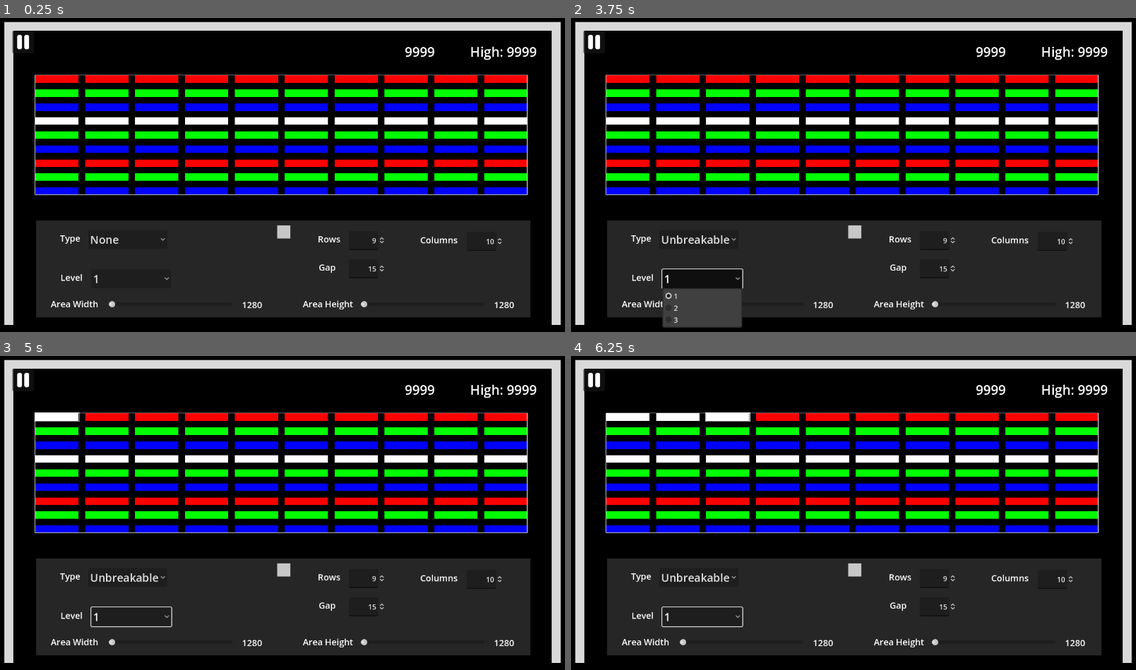
Above: before the commit, frames 1-4 (two rows, left to right).
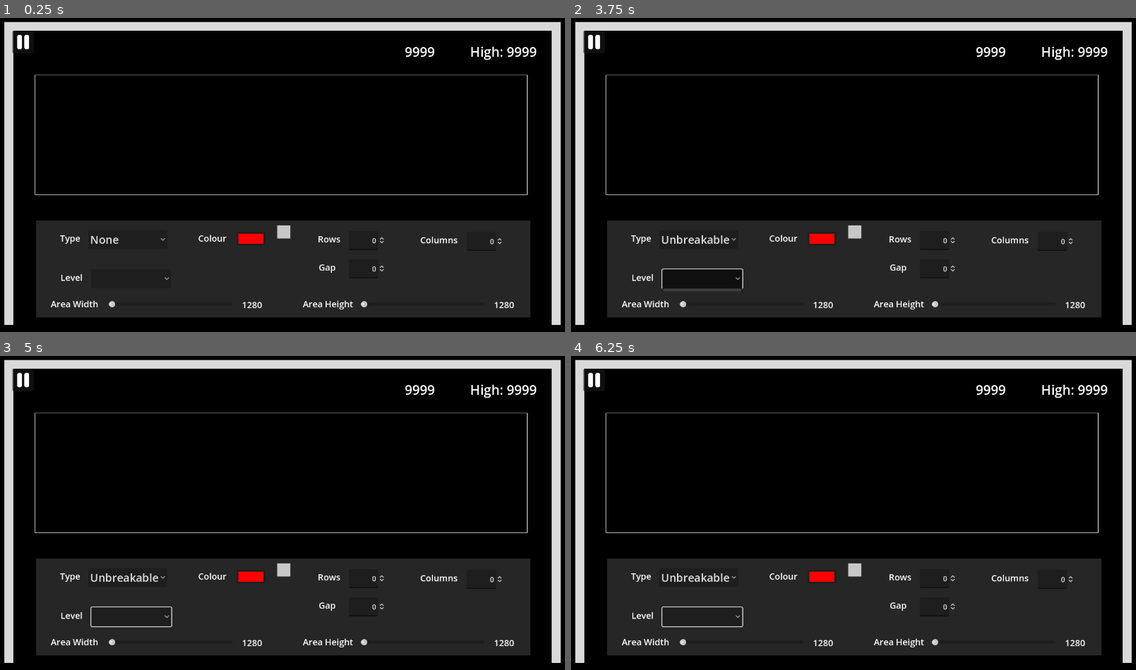
Above: after the commit, the same moments.

Repository: aaronchn99/Breakout
Game: Godot game, scene res://LevelEditor/EditorMain.tscn
Two runs of this game, one before a commit and one after it. Both use one fixed random seed, a clock stepped at 60 frames per second and the inputs below. This scene is started directly instead of the project's main scene.
Inputs (mouse positions are in pixels of both pictures, inside the frame that each line leads up to):
- Up to frame 1 (0.25 s): no input
- Up to frame 2 (3.75 s): click "None" at 0.5 s; click (700, 278) at 1.25 s, where only the run before the commit has a clickable "1"; click "Unbreakable" at 2 s; click (593, 43) at 2.75 s; click (700, 278) at 3.52 s
- Up to frame 3 (5 s): tap Enter at 4.25 s; move the mouse to (56, 415) at 4.27 s; hold Right (ui_right) from 4.28 s (still down); click (56, 415) at 4.42 s
- Up to frame 4 (6.25 s): tap Space at 5 s; move the mouse to (678, 415) at 5.02 s; release Right (ui_right) at 5.03 s; hold Left (ui_left) 5.03-5.78 s; click (678, 415) at 5.17 s; tap Enter at 5.75 s; move the mouse to (729, 415) at 5.77 s; hold Right (ui_right) from 5.78 s (still down); click (729, 415) at 5.92 s

The runs differ from the first frame. In frame 1, 18% of the frame differs, in the area x 6-94%, y 18-85%; in frame 2, 19%, in the area x 6-94%, y 18-99%; in frame 3, 18%; in frame 4, 18%.
Error after the commit: Parse Error: Expected indented block after "if" block. (res://LevelEditor/EditorMain.gd:19)

Commit message:
Fix(Editor):Reset cursor on level generate - Fixes crash when selected brick removed on level change

Diff:
--- a/LevelEditor/EditorMain.gd
+++ b/LevelEditor/EditorMain.gd
@@ -16,6 +16,7 @@
 var brick_array : Array
 var selected_brick:
 	set(brick):
+		if not brick == null:
 		$Bricks/CursorRect.position = brick.position - Vector2.ONE
 		$Bricks/CursorRect.size = brick.size + 3*Vector2.ONE
 		$Bricks/CursorRect.visible = true
@@ -65,11 +66,12 @@
 	return brick
 
 func generate_map(brick_map):
-	# Clean out bricks
+	# Clean out bricks and reset cursor
 	for b in get_tree().get_nodes_in_group('brick'):
 		$Bricks.remove_child(b)
 		b.queue_free()
 	$Bricks/CursorRect.visible = false
+	selected_brick = null
 
 	gap = brick_map.gap
 	rows = brick_map.rows
